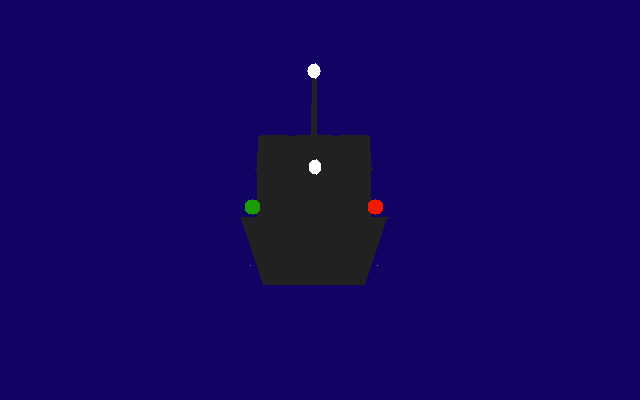
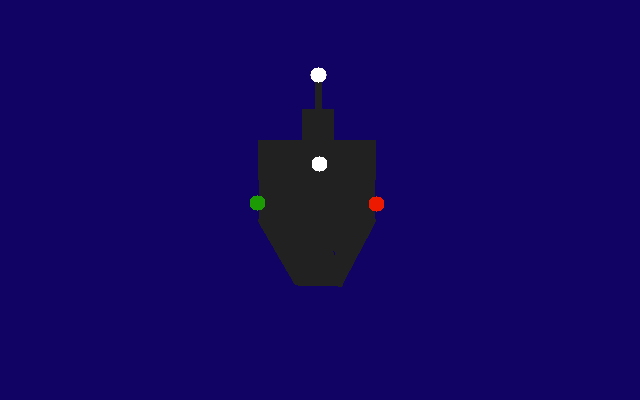
Comparing the layer stacks of the two 640×400 images. Changes:
added layer "Pasted Layer" above "chimney" over [310, 67, 327, 135]
added layer "chimney" above "lights" over [302, 109, 334, 136]
added layer "lights" above "front" over [250, 156, 376, 287]
added layer "front" above "Background" over [258, 139, 384, 220]
painted on "Background" over [238, 63, 390, 285]
